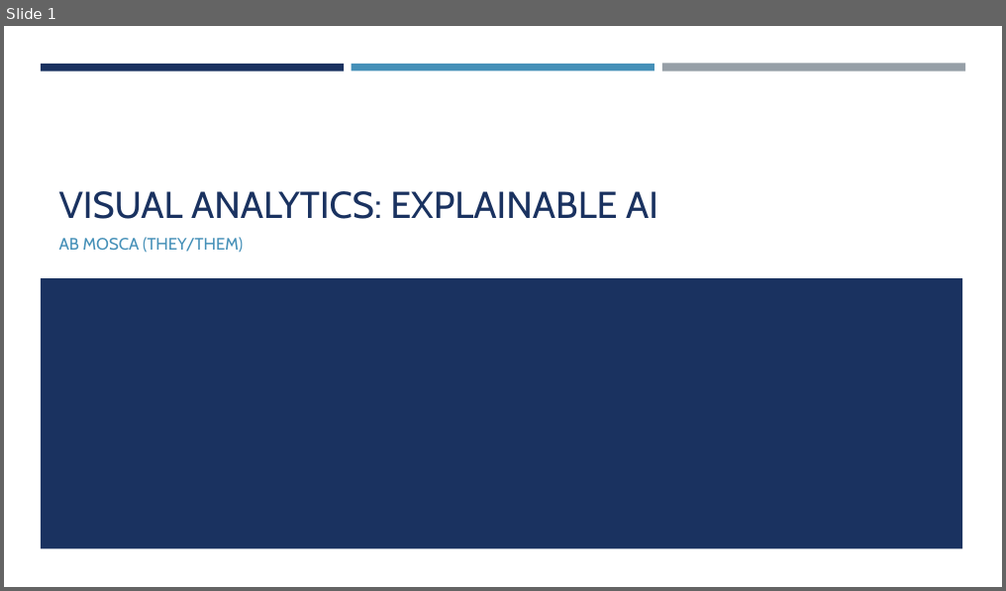
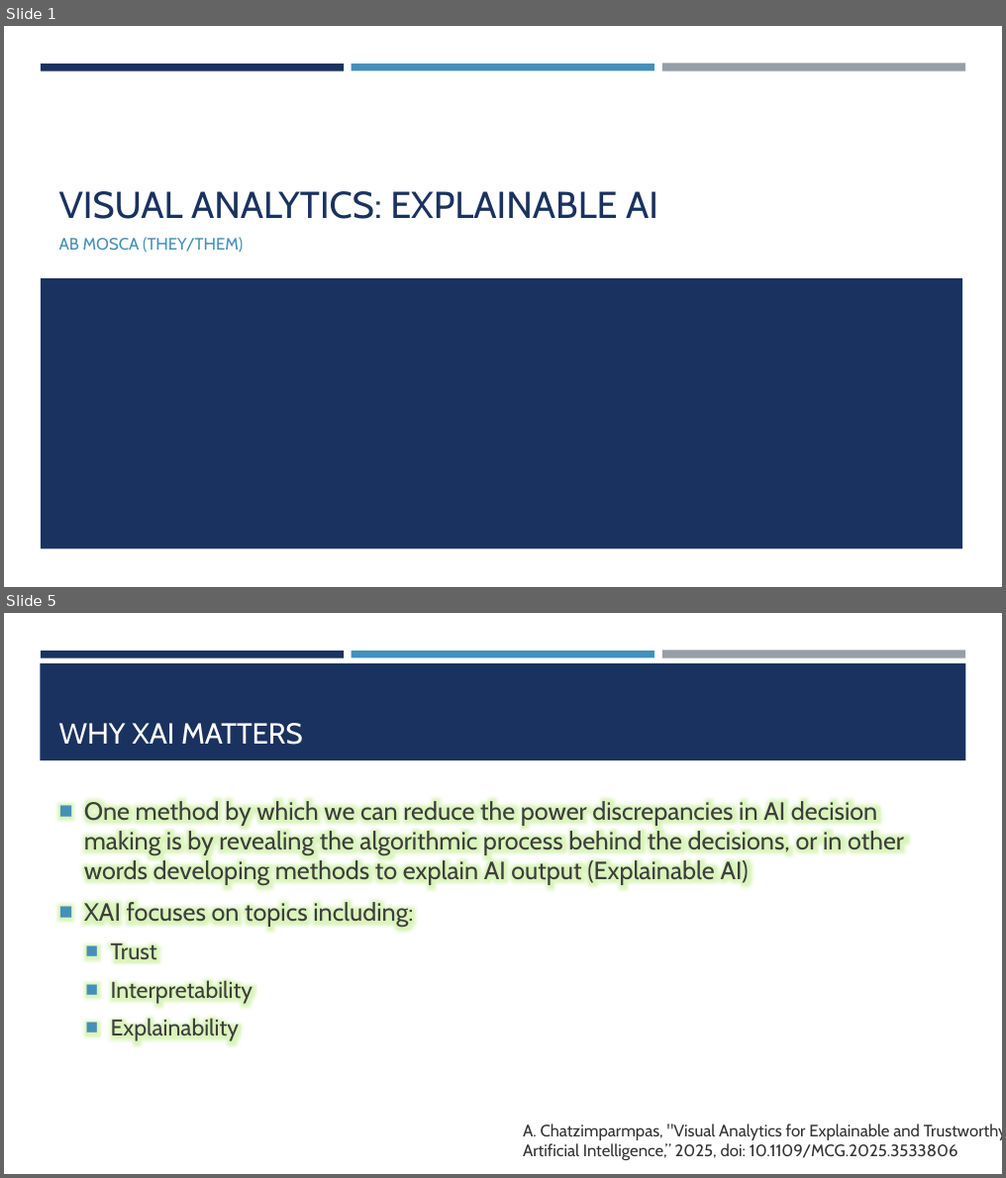
Before and after one commit to amosca01/SDS-CSC235, a slide deck: slides/17-XAI.pptx. Shown one above the other, each under a label of ours: slide 1 before the commit, slides 1 and 5 after it; the slides between them are not shown. The pictures are 1006x591 and 1006x1178 pixels, drawn with LibreOffice and Linux fonts; fonts in the diff are those of the drawing. Boxes give left, top, right and bottom in pixels: in the first picture for what was removed or moved away, otherwise in the second. Text is boxed around its words. In the diff, an @@ line names an element or a change of style, - is before the commit and + after.

```diff
--- a/slides/17-XAI.pptx
+++ b/slides/17-XAI.pptx
@@ slide 5 added at (x1=4, y1=613, x2=1002, y2=1174), background #FFFFFF; not listed: 3 template elements that a slide beside it also shows @@
@@ rectangle added at (x1=40, y1=663, x2=966, y2=761), fill #1A3260 @@
@@ title added at (x1=59, y1=723, x2=303, y2=745), 28 pt, text #FFFFFF @@
+WHY XAI MATTERS
@@ text added at (x1=84, y1=799, x2=904, y2=1042), 24 pt, text #3D3D3D @@
+■ One method by which we can reduce the power discrepancies in AI decision making is by revealing the algorithmic process behind the decisions, or in other words developing methods to explain AI output (Explainable AI)
+■ XAI focuses on topics including:
+  ■ Trust
+  ■ Interpretability
+  ■ Explainability
@@ text added at (x1=523, y1=1124, x2=1002, y2=1160), 16 pt, text #333333 @@
+A. Chatzimparmpas, "Visual Analytics for Explainable and Trustworthy Artificial Intelligence,” 2025, doi: 10.1109/MCG.2025.3533806
```
Also in this commit, not shown: 1 slide changed, 12 other slides added, 2 other files.
